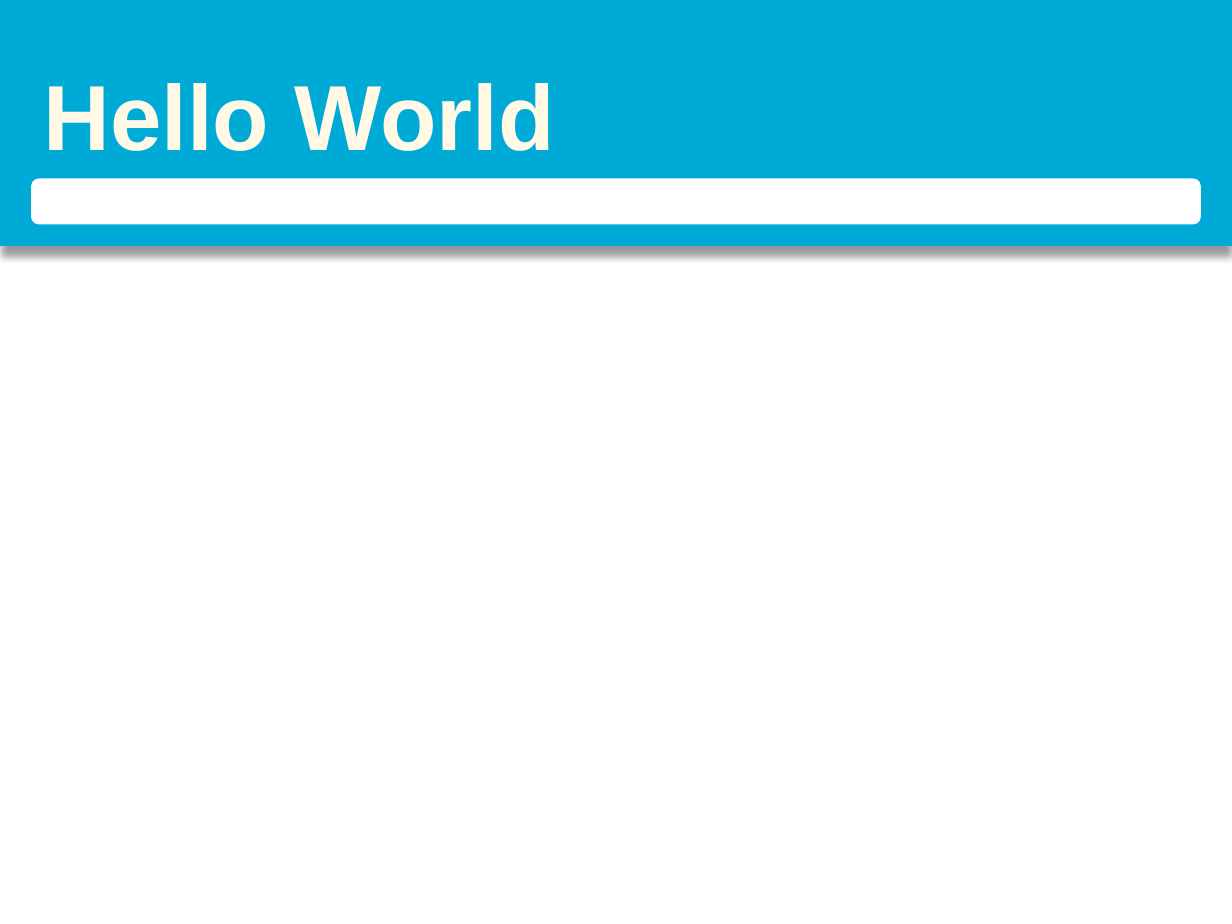
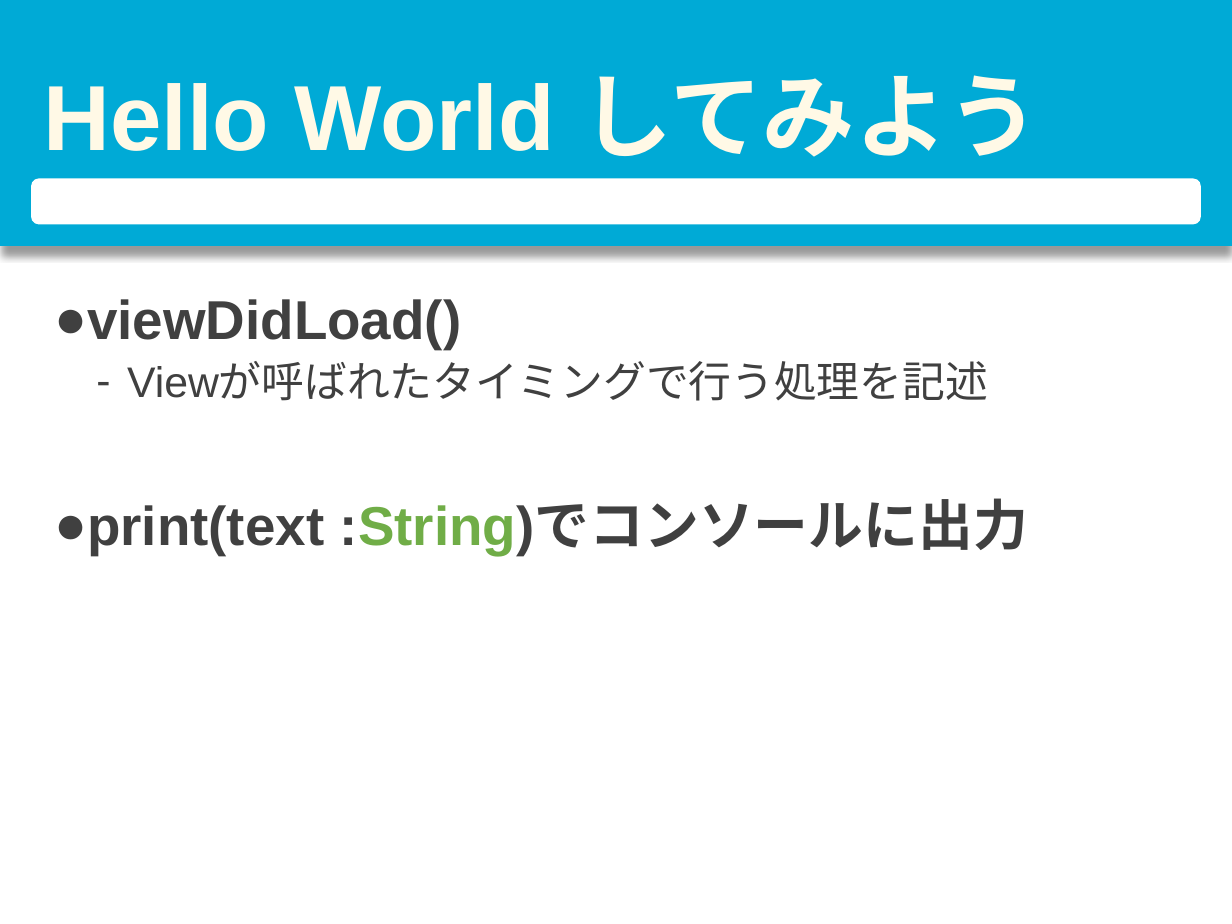
Before and after one commit to nshhhin/Swift-, a slide deck: slide 13 of 第一回/第一回資料.pptx (slide 11 before the commit). Drawn at 1232x924 pixels with LibreOffice and Linux fonts; fonts in the diff are those of the drawing. Boxes give left, top, right and bottom in pixels: in the first picture for what was removed or moved away, otherwise in the second. Text is boxed around its words. In the diff, an @@ line names an element or a change of style, - is before the commit and + after.

```diff
--- a/第一回/第一回資料.pptx
+++ b/第一回/第一回資料.pptx
@@ title at (43, 75, 1040, 157): text changed @@
-Hello World
+Hello World してみよう
@@ text added at (87, 299, 1027, 555), 32 pt, text #404040, bold @@
+● viewDidLoad()
+  – Viewが呼ばれたタイミングで行う処理を記述
+● print(text :String)でコンソールに出力
```
Also in this commit, not shown: 3 other slides changed, 2 slides added, 18 other files.
